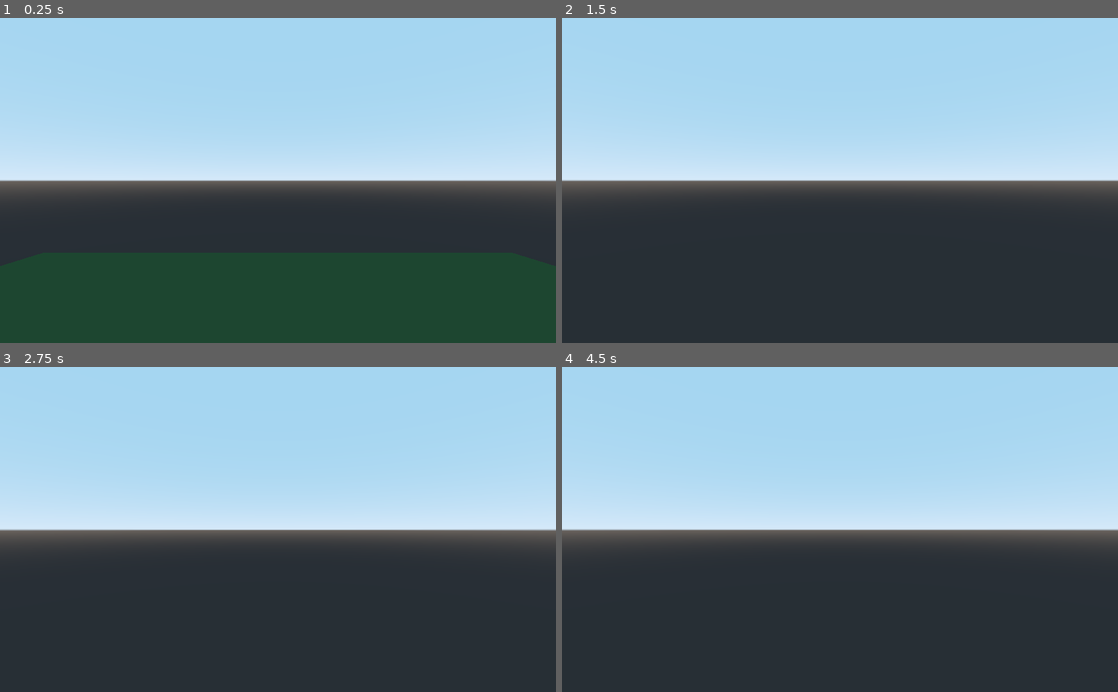
Above: before the commit, frames 1-4 (two rows, left to right).
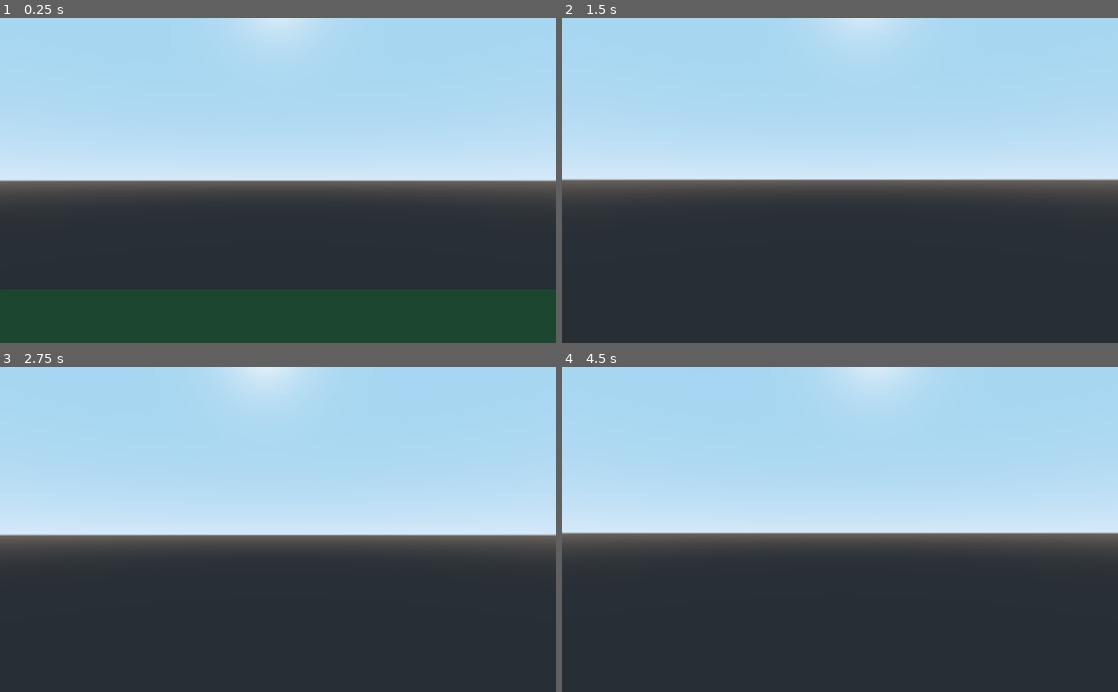
Above: after the commit, the same moments.

Repository: aacitelli/Birdwatch
Game: Godot game, scene res://Core/Main.tscn
The game is run twice, just before and just after one commit, with the same random seed, the same clock (stepped at 60 frames per second) and the same inputs.
Inputs (mouse positions are in pixels of both pictures, inside the frame that each line leads up to):
- Up to frame 1 (0.25 s): no input
- Up to frame 2 (1.5 s): move the mouse to (867, 180) at 0.52 s; hold W (move_forward) from 0.53 s (still down); tap Space (jump) at 0.77 s; tap Enter at 1.25 s; move the mouse to (812, 180) at 1.27 s
- Up to frame 3 (2.75 s): keep holding W (move_forward); tap Space (jump) at 1.52, 2 s; move the mouse to (289, 523) at 2.02 s
- Up to frame 4 (4.5 s): keep holding W (move_forward); tap Enter at 2.75, 4.25 s; move the mouse to (834, 536) at 2.77 s; tap Space (jump) at 3.02, 3.5, 3.77 s; move the mouse to (878, 532) at 3.52 s; move the mouse to (795, 526) at 4.27 s

The runs differ from the first frame. In frame 1, 0.7% of the frame differs, in the area x 43-57%, y 0-8%; in frame 2, 1.3%; in frame 3, 2.9%, in the area x 0-100%, y 0-53%; in frame 4, 2.2%.

Commit message:
Fixed camera issue, I'm an idiot

Diff:
--- a/Core/Main.gd
+++ b/Core/Main.gd
@@ -14,6 +14,7 @@
 	# var player_scene = load("res://Entities/Player/Player.tscn")
 	# var player = player_scene.instance()
 	# add_child(player)
+	pass
 
 # Runs every frame
 func _process(delta):
--- a/Core/Main.tscn
+++ b/Core/Main.tscn
@@ -19,10 +19,11 @@
 
 [node name="Mesh" type="MeshInstance" parent="Floor"]
 transform = Transform( 1, 0, 0, 0, 1, 0, 0, 0, 1, 0.000881863, -0.116634, -0.00466669 )
-mesh = SubResource( 4 )
-material/0 = SubResource( 5 )
+mesh = SubResource( 1 )
+material/0 = SubResource( 2 )
 
 [node name="Collision" type="CollisionShape" parent="Floor"]
 shape = SubResource( 3 )
 
 [node name="Player" parent="." instance=ExtResource( 2 )]
+transform = Transform( 1, 0, 0, 0, 1, 0, 0, 0, 1, 0, 3, 0 )
--- a/Entities/Player/Player.gd
+++ b/Entities/Player/Player.gd
@@ -13,28 +13,20 @@
 
 var camera
 var rotation_helper
-
-var MOUSE_SENSITIVITY = 0.05
+var MOUSE_SENSITIVITY = .1;
 
 func _ready():
+	rotation_helper = $Rotation_Helper
 	camera = $Rotation_Helper/Camera
-	rotation_helper = $Rotation_Helper
-
-	Input.set_mouse_mode(Input.MOUSE_MODE_CAPTURED)
 
 func _physics_process(delta):
 	process_input(delta)
 	process_movement(delta)
 
-func process_input(delta):
+func process_input(_delta):
 
-	# ----------------------------------
-	# Walking
-	dir = Vector3()
-	var cam_xform = camera.get_global_transform()
-
+	# Mapping key presses to what direction we should be going
 	var input_movement_vector = Vector2()
-
 	if Input.is_action_pressed("move_forward"):
 		input_movement_vector.y += 1
 	if Input.is_action_pressed("move_backward"):
@@ -43,25 +35,27 @@
 		input_movement_vector.x -= 1
 	if Input.is_action_pressed("move_right"):
 		input_movement_vector.x += 1
-
 	input_movement_vector = input_movement_vector.normalized()
 
+	# Transforming player movement to the player's reference frame
 	# Basis vectors are already normalized.
+	var cam_xform = camera.get_global_transform()
+	dir = Vector3()
 	dir += -cam_xform.basis.z * input_movement_vector.y
 	dir += cam_xform.basis.x * input_movement_vector.x
-	# ----------------------------------
 
-	# ----------------------------------
 	# Jumping
 	if is_on_floor():
 		if Input.is_action_just_pressed("jump"):
 			vel.y = JUMP_SPEED
-	# ----------------------------------
 
 func process_movement(delta):
+
+	# We only care about pure horizontal here, get rid of the vertical component
 	dir.y = 0
 	dir = dir.normalized()
 
+	# Start out with gravity being the only downward force
 	vel.y += delta * GRAVITY
 
 	var hvel = vel
@@ -79,17 +73,19 @@
 	hvel = hvel.linear_interpolate(target, accel * delta)
 	vel.x = hvel.x
 	vel.z = hvel.z
-	vel = move_and_slide(vel, Vector3(0, 1, 0), 0.05, 4, deg2rad(MAX_SLOPE_ANGLE))
+	vel = move_and_slide(vel, Vector3(0, 1, 0))
 
 func _input(event):
+
 	if event is InputEventMouseMotion and Input.get_mouse_mode() == Input.MOUSE_MODE_CAPTURED:
 
 		# Rotate up/down (around ROTATION HELPER's x axis, not the world frame), scaling by 2d y-coord
-		rotation_helper.rotate_x(deg2rad(event.relative.y * MOUSE_SENSITIVITY))
+		rotation_helper.rotate_x(deg2rad(event.relative.y * MOUSE_SENSITIVITY * -1))
 
 		# Rotate side to side (around y axis), scaling by 2d x-coord
 		self.rotate_y(deg2rad(event.relative.x * MOUSE_SENSITIVITY * -1))
 
+		# Clamps -90deg to 90deg so the user can't look more than straight up or down
 		var camera_rot = rotation_helper.rotation_degrees
 		camera_rot.x = clamp(camera_rot.x, -90, 90)
 		rotation_helper.rotation_degrees = camera_rot
--- a/Entities/Player/Player.tscn
+++ b/Entities/Player/Player.tscn
@@ -5,13 +5,14 @@
 [sub_resource type="BoxShape" id=1]
 
 [node name="Player" type="KinematicBody"]
-transform = Transform( 0.25, 0, 0, 0, 2, 0, 0, 0, 0.25, 0, 4, 0 )
 script = ExtResource( 1 )
 
 [node name="CollisionShape" type="CollisionShape" parent="."]
+transform = Transform( 0.25, 0, 0, 0, 4, 0, 0, 0, 0.25, 0, 0, 0 )
 shape = SubResource( 1 )
 
 [node name="Rotation_Helper" type="Spatial" parent="."]
 
 [node name="Camera" type="Camera" parent="Rotation_Helper"]
-transform = Transform( -4, 0, -1.30337e-06, 0, 0.5, 0, 1.30337e-06, 0, -4, 0, 0, 0 )
+keep_aspect = 0
+fov = 90.0
Not shown: 1 places in Core/Main.tscn that only renumber resources
